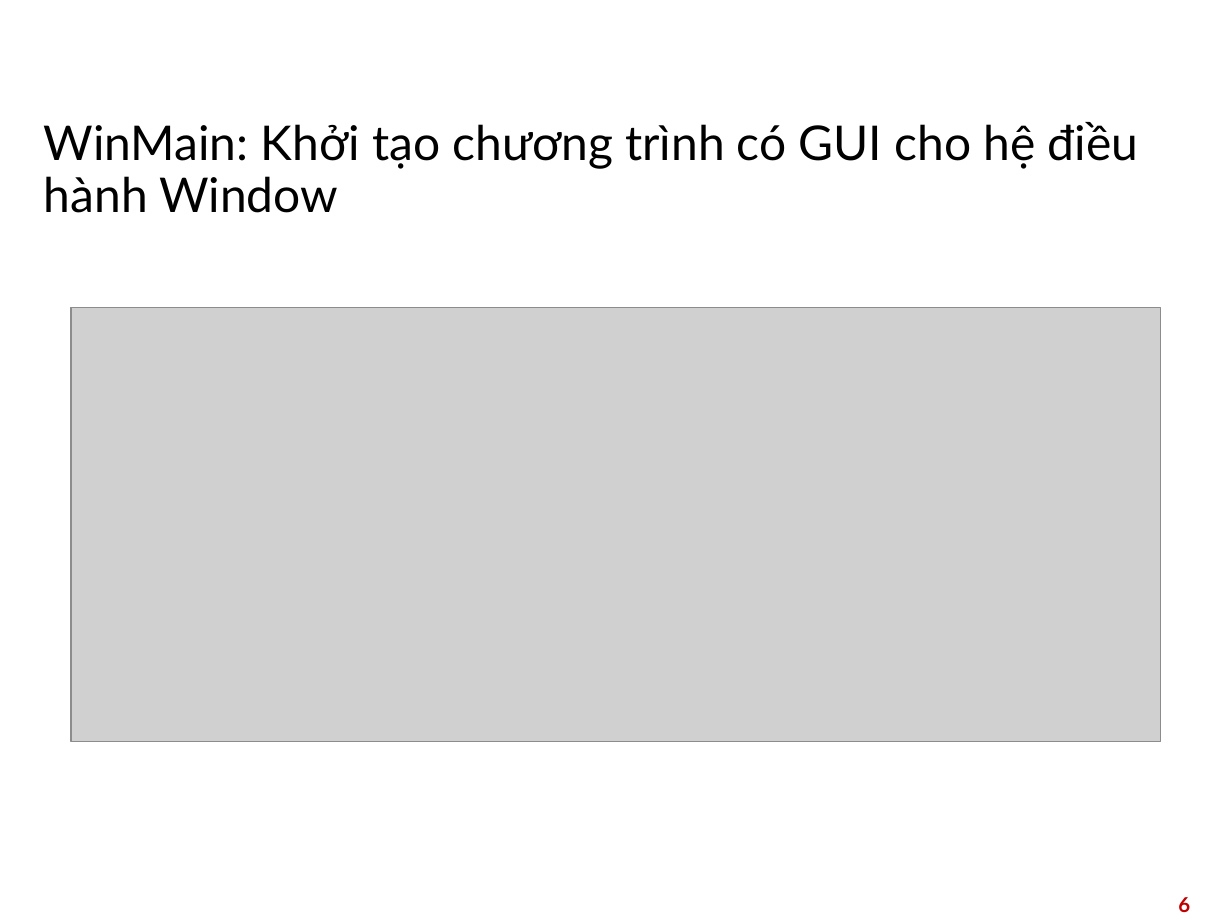
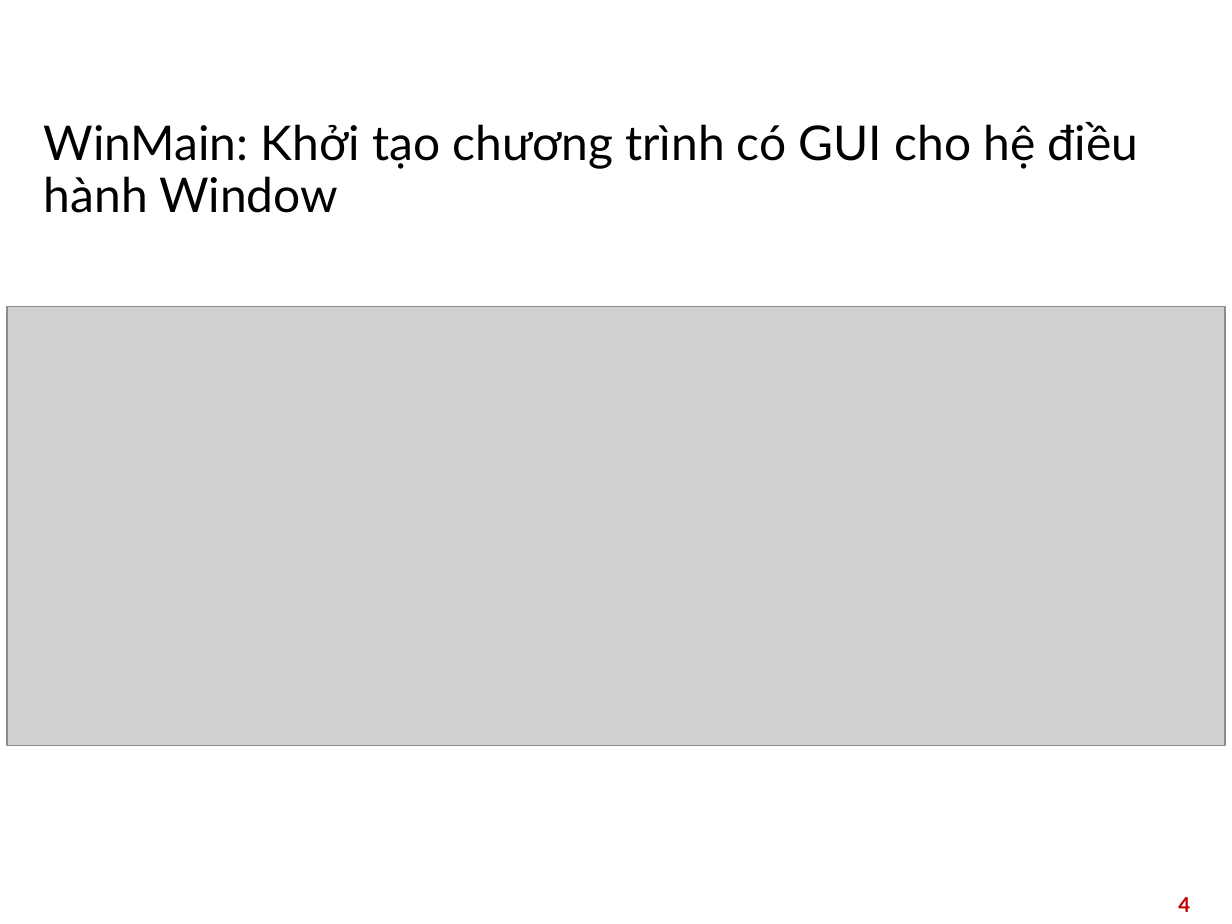
Before and after one commit to Darejkal/NotAShell, a slide deck: slide 4 of slide/HDH.pptx (slide 6 before the commit). Drawn at 1232x924 pixels with LibreOffice and Linux fonts; fonts in the diff are those of the drawing; grey boxes stand for pictures; background and template pictures are left out. Boxes give left, top, right and bottom in pixels: in the first picture for what was removed or moved away, otherwise in the second. Text is boxed around its words. In the diff, an @@ line names an element or a change of style, - is before the commit and + after.

```diff
--- a/slide/HDH.pptx
+++ b/slide/HDH.pptx
@@ picture: place and size @@
-picture at box(71, 308, 1161, 742)
+picture at box(7, 307, 1226, 745)
@@ page number at box(1178, 897, 1190, 912): text changed @@
-6
+4
```
Also in this commit, not shown: 8 other slides changed, 12 slides added, 3 slides removed, 22 other files.
